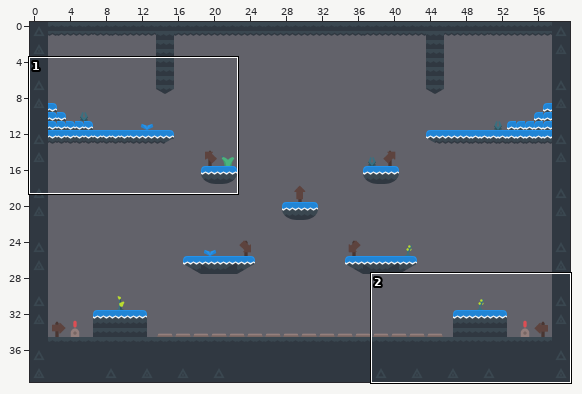
One commit to this Tiled map: ProyectosHito2/KOTJ_CargaMapas/resources/mapas/mapaCueva.tmx. Above, an overview of the earlier version with the close-up marked.
Close-up. As it was:
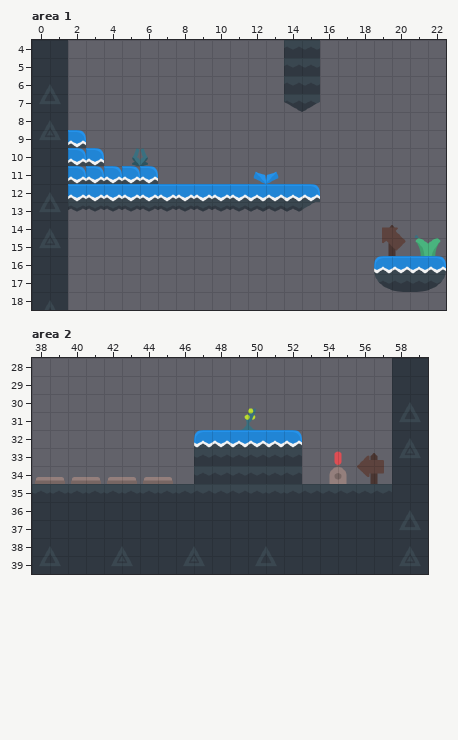
Cells are 32x32 px. Shown: area 1 x 0..22, y 4..18; area 2 x 38..59, y 28..39. The commit also changed other parts of the map, which this record leaves out.
And afterwards:
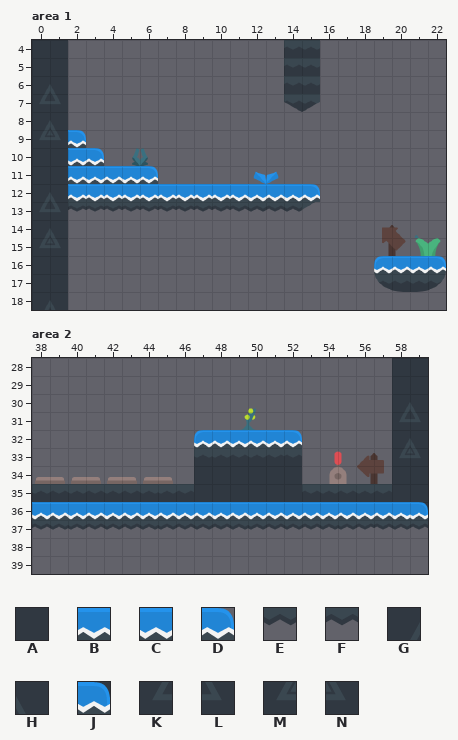
Key: from "tilesheet_complete": A 528, B 531, C 532, D 543, E 582, F 583, G 616, H 617, J 626, K 660, L 661, M 748, N 749.
_ is an empty cell.
Tiles replaced or removed in this view: A, D, G, H, K, L, M, N.
Changes in this commit:
Changed rows in their new state; . is an unchanged cell.
Layer "Escenario", area 1:
first column x 2:
10 C...
11 BCBC
Layer "Escenario", area 2:
first column x 38:
36 CBCBCBCBCBCBCBCBCBCBCJ
37 FEEFEFEEFEFEEFEFEEFFEF
38 ______________________
39 ______________________
Pixel boxes of the changes (left, top, right, bottom) in both close-ups:
changed: (68, 148, 140, 184)
changed: (32, 502, 428, 574)
